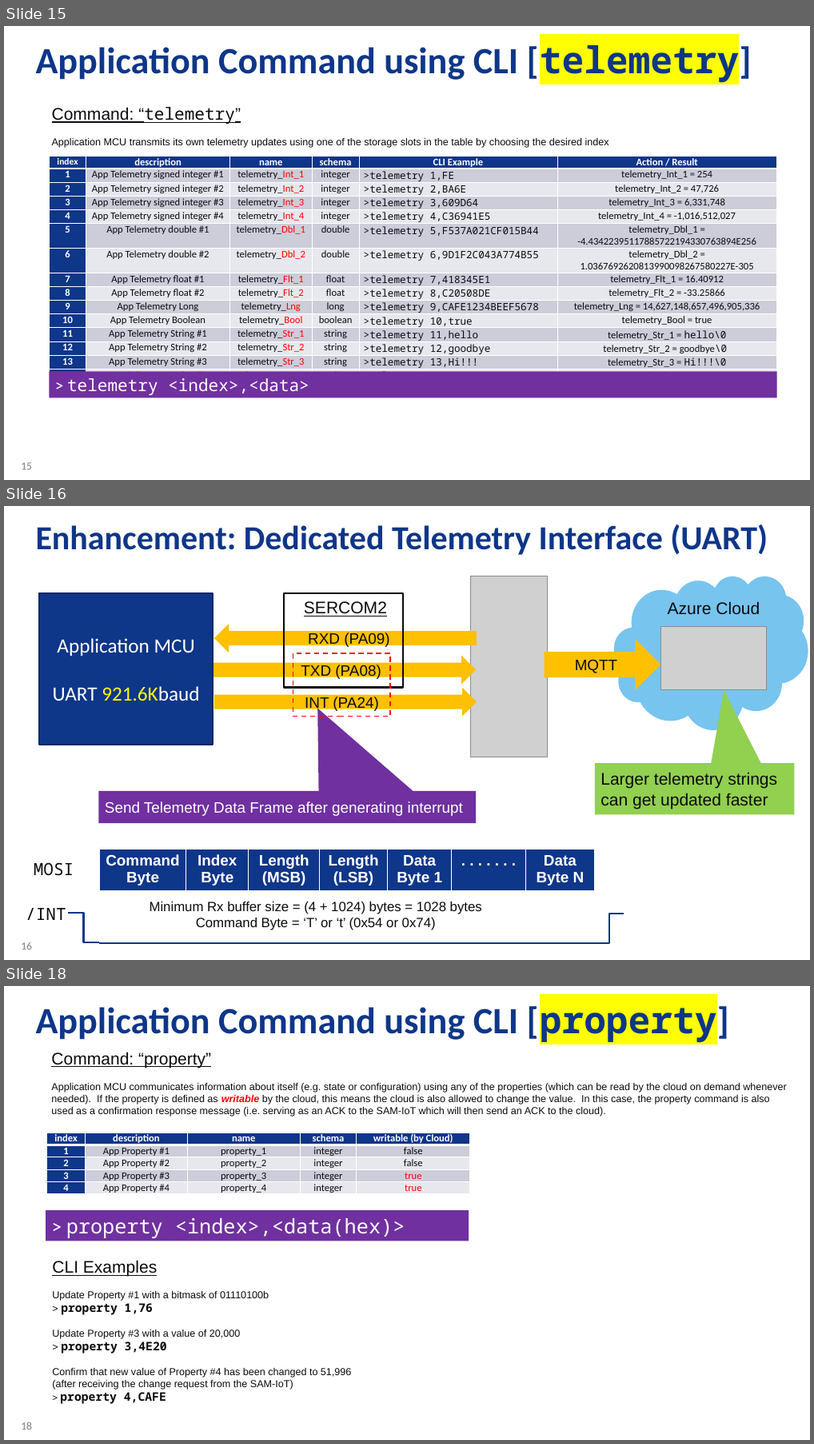
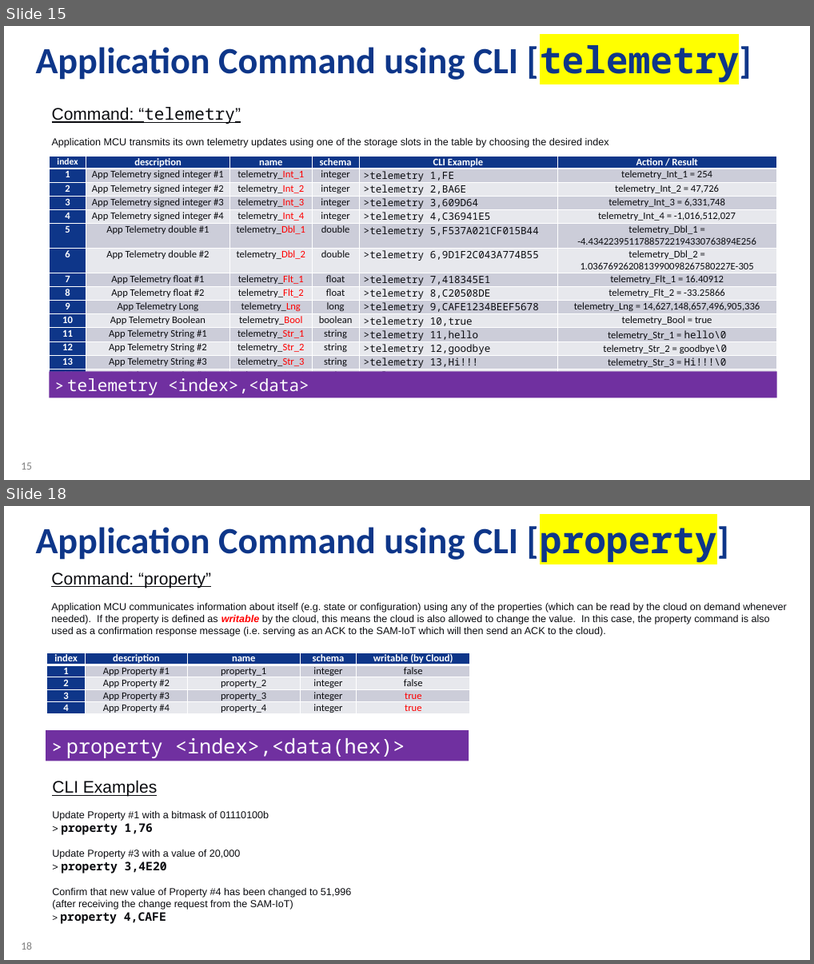
Before and after one commit to danewalton/Microchip-SAM-IoT-Wx, a slide deck: AO-Smith-MSFT-MCHP-r6.pptx. Shown one above the other, each under a label of ours: slides 15, 16 and 18 before the commit, slides 15 and 18 after it; the slides between them are not shown. The pictures are 814x1444 and 814x964 pixels, drawn with LibreOffice and Linux fonts; fonts in the diff are those of the drawing; grey boxes stand for pictures; background and template pictures are left out. Boxes give left, top, right and bottom in pixels: in the first picture for what was removed or moved away, otherwise in the second. Text is boxed around its words. In the diff, an @@ line names an element or a change of style, - is before the commit and + after.

```diff
--- a/AO-Smith-MSFT-MCHP-r6.pptx
+++ b/AO-Smith-MSFT-MCHP-r6.pptx
@@ slide 16 removed at (4,506,810,960), background #FFFFFF; not listed: 1 template element that a slide beside it also shows @@
@@ title removed at (36,524,768,555) @@
-Enhancement: Dedicated Telemetry Interface (UART)
@@ picture removed at (470,576,547,756) @@
@@ cloud removed at (614,576,809,729) @@
@@ rectangle removed at (40,593,214,744) @@
-Application MCU
-UART 921.6Kbaud
@@ rectangle removed at (284,593,403,688) @@
@@ text removed at (304,601,387,616) @@
-SERCOM2
@@ text removed at (668,601,760,615) @@
-Azure Cloud
@@ left arrow removed at (214,624,477,653) @@
-RXD (PA09)
@@ right arrow removed at (545,639,662,690) @@
-MQTT
@@ picture removed at (661,626,767,689) @@
@@ right arrow removed at (214,656,477,684) @@
-TXD (PA08)
@@ rectangle removed at (293,654,390,716) @@
@@ right arrow removed at (214,688,477,716) @@
-INT (PA24)
@@ speech box removed at (595,763,794,815) @@
-Larger telemetry strings can get updated faster
@@ speech box removed at (99,791,477,823) @@
-Send Telemetry Data Frame after generating interrupt
@@ text removed at (34,862,74,876) @@
-MOSI
@@ table removed at (99,849,594,892), 1 rows, 7 columns @@
-Command / Byte | Index / Byte | Length / (MSB) | Length / (LSB) | Data Byte 1 | . . . . . . . | Data Byte N
@@ text removed at (26,908,66,920) @@
-/INT
@@ elbow line removed from (68, 912) to (99, 942) @@
@@ text removed at (150,901,482,930) @@
-Minimum Rx buffer size = (4 + 1024) bytes = 1028 bytes
-Command Byte = ‘T’ or ‘t’ (0x54 or 0x74)
@@ elbow line removed from (623, 913) to (593, 943) @@
@@ line removed from (99, 943) to (593, 943) @@
```
Also in this commit, not shown: 1 slide changed, 1 slide added, 2 other files.
